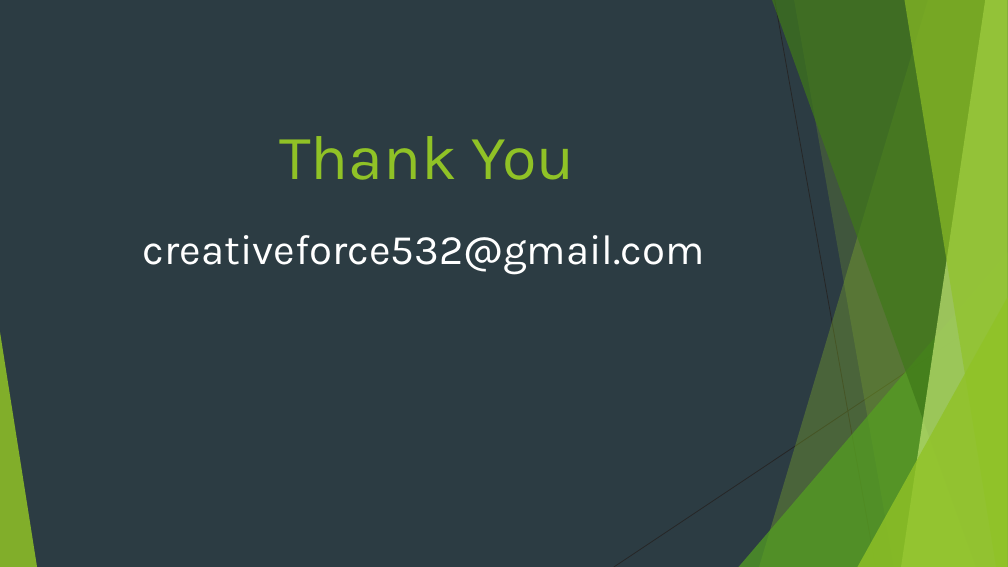
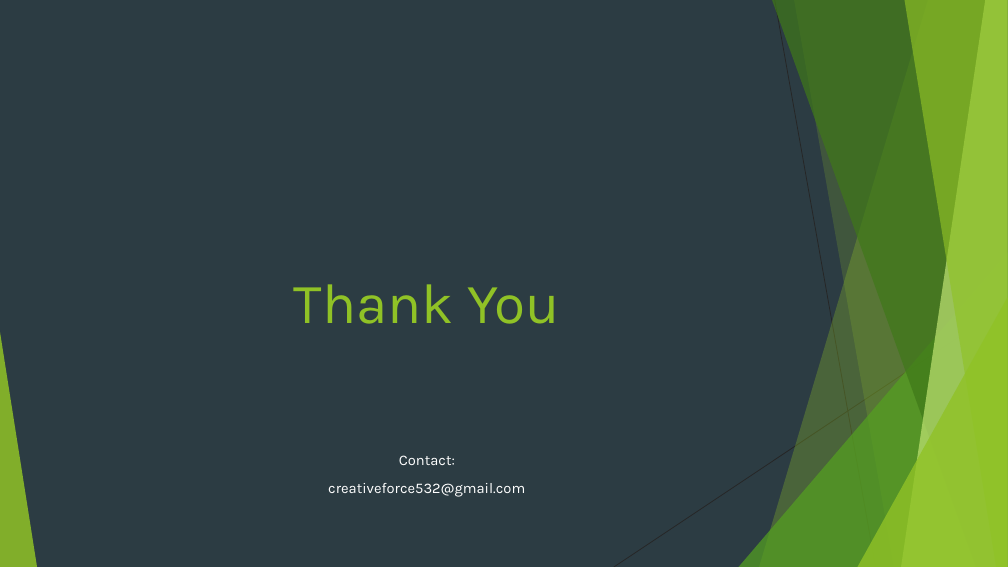
Before and after one commit to Pilokio/Tranzfuser, a slide deck: slide 15 of Virtual Pitch Presentation/Pitch.pptx. Drawn at 1008x567 pixels with LibreOffice and Linux fonts; fonts in the diff are those of the drawing. Boxes give left, top, right and bottom in pixels: in the first picture for what was removed or moved away, otherwise in the second. Text is boxed around its words. In the diff, an @@ line names an element or a change of style, - is before the commit and + after.

```diff
--- a/Virtual Pitch Presentation/Pitch.pptx
+++ b/Virtual Pitch Presentation/Pitch.pptx
@@ title "Thank You" moved from (x1=279, y1=136, x2=575, y2=180) to (x1=294, y1=284, x2=560, y2=324) @@
@@ title "Thank You" at (x1=294, y1=284, x2=560, y2=324): size 60 to 54 pt @@
@@ text "Contact:" moved from (x1=143, y1=235, x2=705, y2=275) to (x1=328, y1=455, x2=525, y2=497) @@
@@ text at (x1=399, y1=455, x2=455, y2=465): paragraph added @@
+Contact:
@@ text at (x1=328, y1=483, x2=525, y2=497): size 40 to 14 pt in "creativeforce532@gmail.com" @@
```
Also in this commit, not shown: 5 other slides changed, 1 other file.
